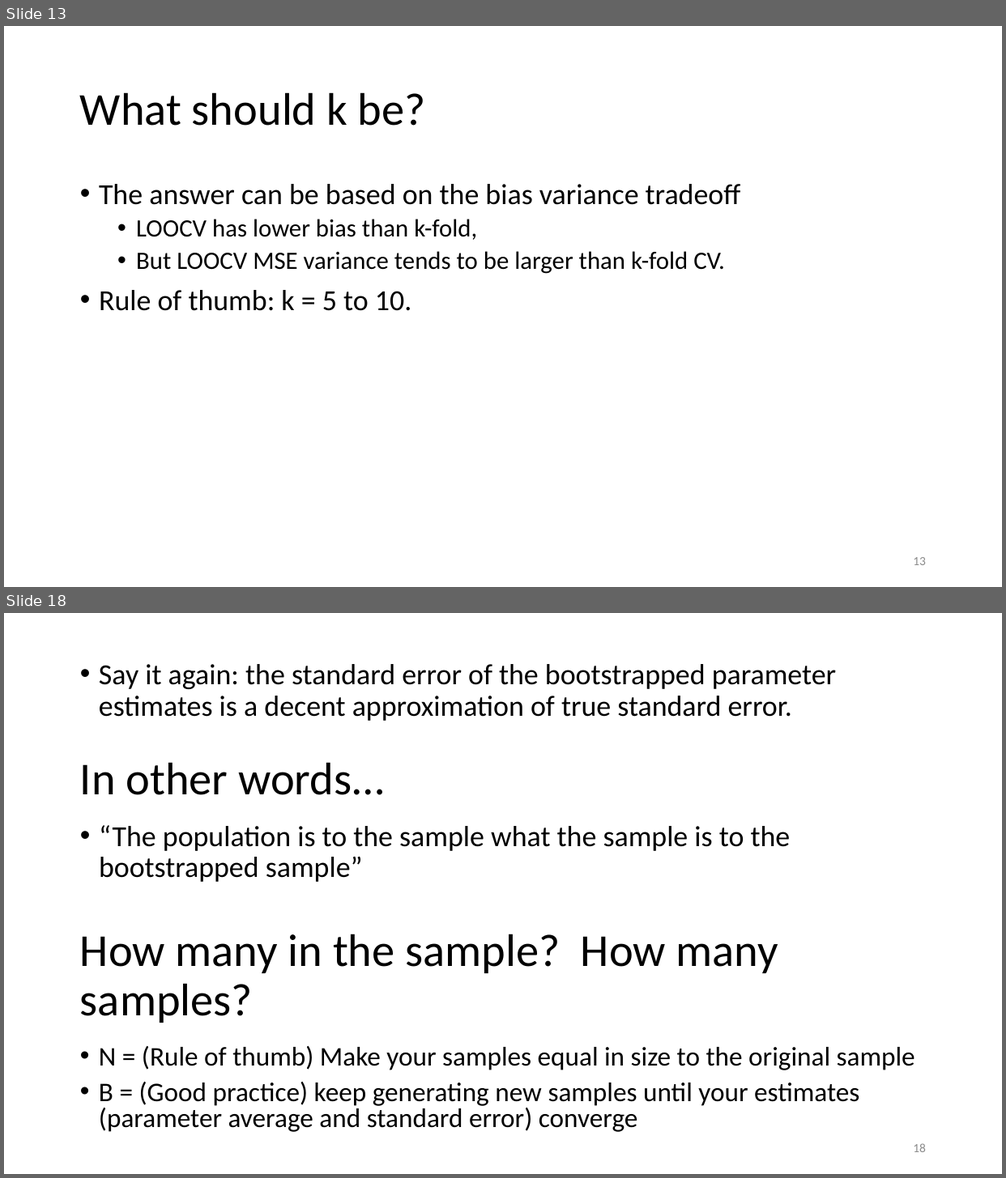
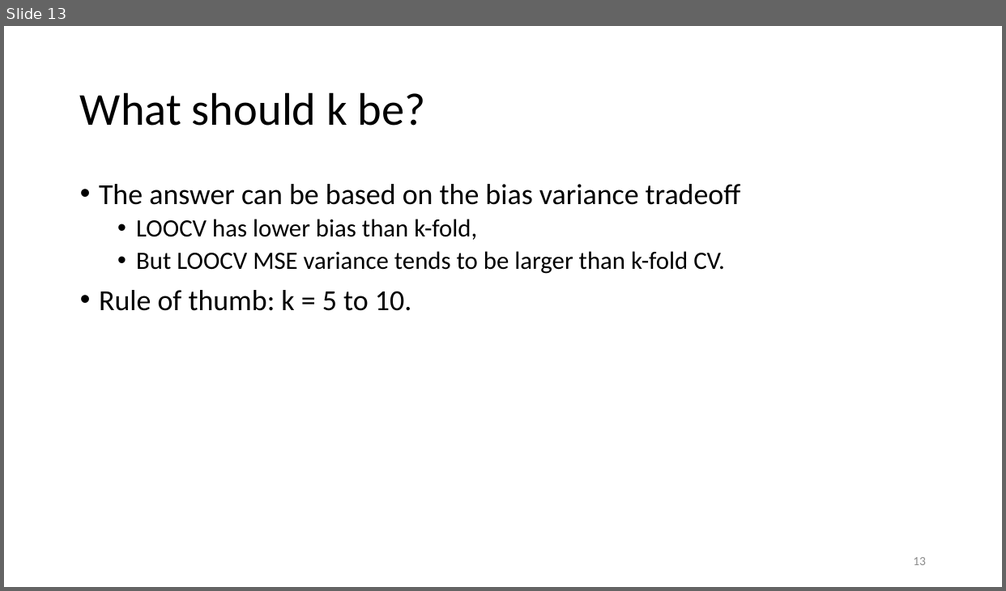
Before and after one commit to joshasuncion/ER-190C, a slide deck: lecture/Lecture 18 October 23/18 resampling.pptx. Shown one above the other, each under a label of ours: slides 13 and 18 before the commit, slide 13 after it; the slides between them are not shown. The pictures are 1006x1178 and 1006x591 pixels, drawn with LibreOffice and Linux fonts; fonts in the diff are those of the drawing. Boxes give left, top, right and bottom in pixels: in the first picture for what was removed or moved away, otherwise in the second. Text is boxed around its words. In the diff, an @@ line names an element or a change of style, - is before the commit and + after.

```diff
--- a/lecture/Lecture 18 October 23/18 resampling.pptx
+++ b/lecture/Lecture 18 October 23/18 resampling.pptx
@@ slide 18 removed at <box>4,613,1002,1174</box>, background #FFFFFF @@
@@ text removed at <box>99,664,836,721</box> @@
-• Say it again: the standard error of the bootstrapped parameter estimates is a decent approximation of true standard error.
@@ title removed at <box>80,762,384,795</box> @@
-In other words…
@@ text removed at <box>99,825,791,882</box> @@
-• “The population is to the sample what the sample is to the bootstrapped sample”
@@ text removed at <box>80,934,778,1023</box> @@
-How many in the sample? How many samples?
@@ text removed at <box>99,1046,915,1132</box> @@
-• N = (Rule of thumb) Make your samples equal in size to the original sample
-• B = (Good practice) keep generating new samples until your estimates (parameter average and standard error) converge
@@ page number removed at <box>913,1144,926,1152</box> @@
-18
```
Also in this commit, not shown: 1 slide changed, 4 other slides removed, 2 other files.
